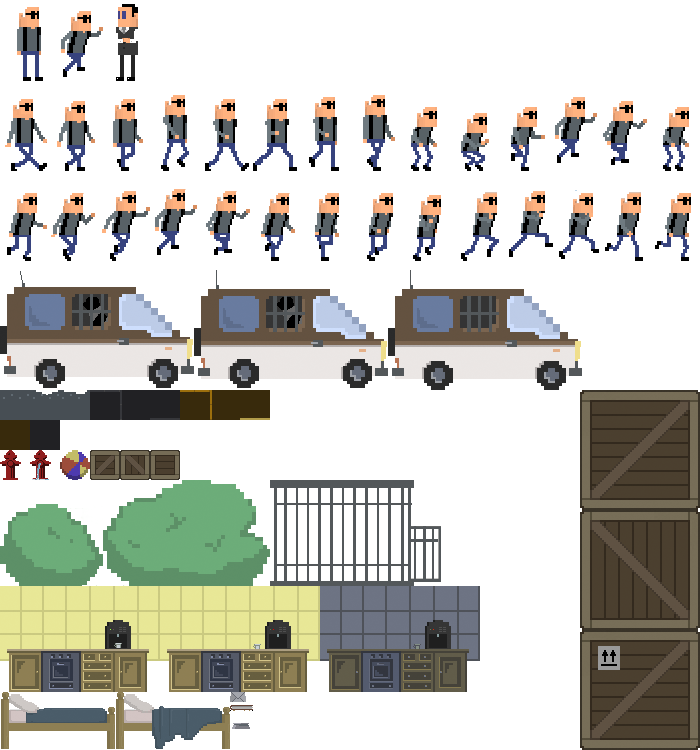
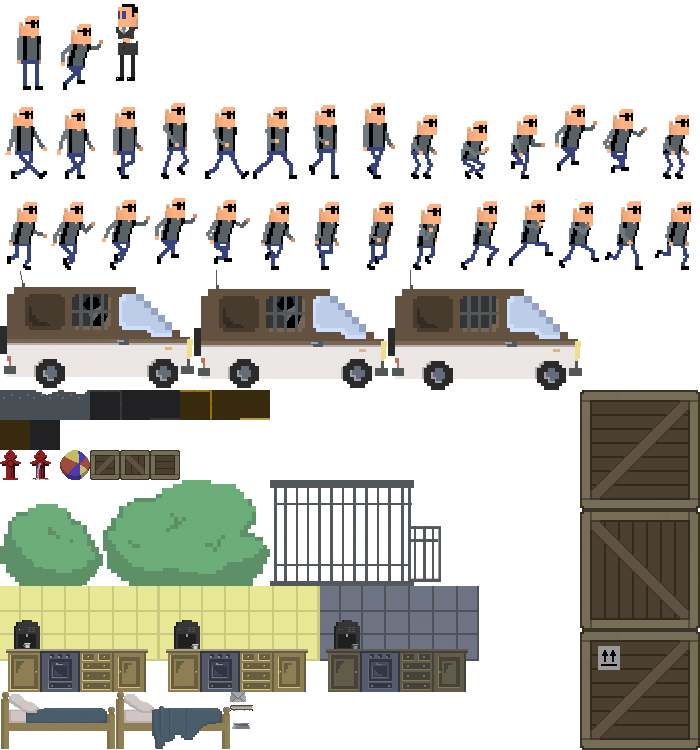
Layers edited between the first and the second (700, 750) image:
painted on "Ball" over [61, 451, 90, 480]
moved "Van - empty" above "Van", painted on it over [413, 296, 453, 332]
painted on "Van" over [25, 294, 259, 332]
painted on "Kitchen" over [6, 586, 480, 692]
painted on "Dasha" over [5, 7, 691, 270]
